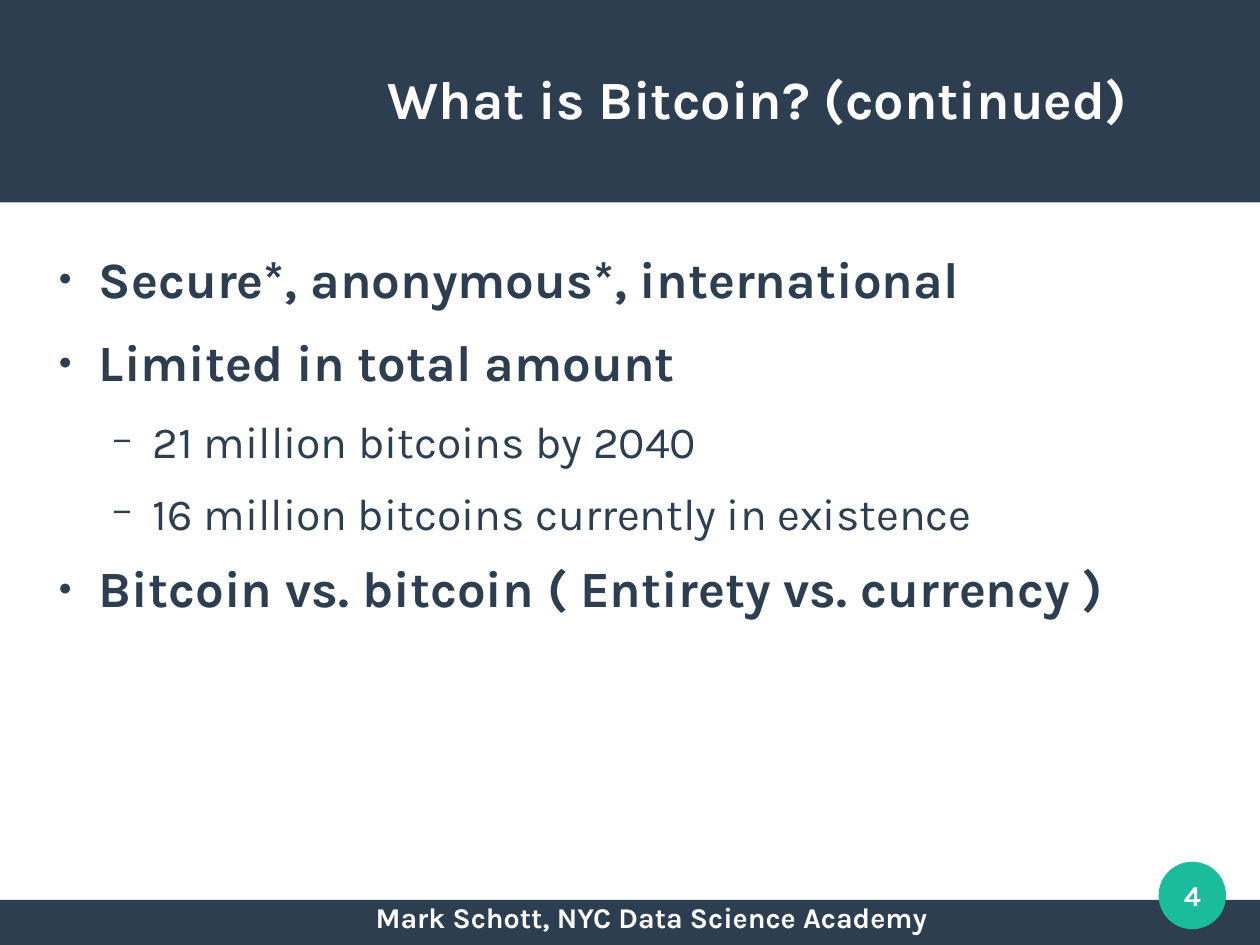
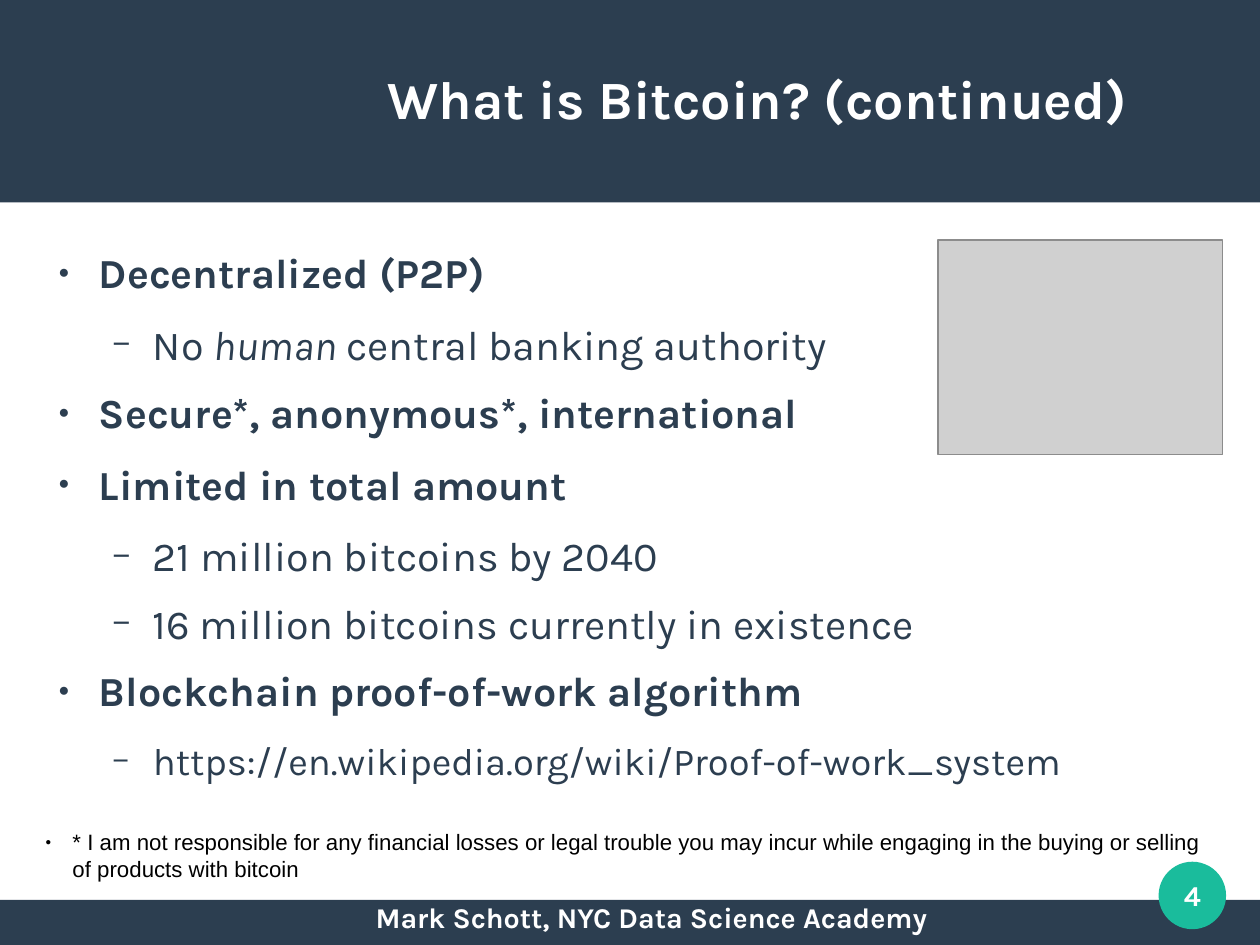
Before and after one commit to nycdatasci/bootcamp009_project, a slide deck: slide 4 of Project2-WebScraping/markschott/bitcoin/presentation/project2_mark_schott_prez.odp. Drawn at 1260x945 pixels with LibreOffice and Linux fonts; fonts in the diff are those of the drawing; grey boxes stand for pictures. Boxes give left, top, right and bottom in pixels: in the first picture for what was removed or moved away, otherwise in the second. Text is boxed around its words. In the diff, an @@ line names an element or a change of style, - is before the commit and + after.

```diff
--- a/Project2-WebScraping/markschott/bitcoin/presentation/project2_mark_schott_prez.odp
+++ b/Project2-WebScraping/markschott/bitcoin/presentation/project2_mark_schott_prez.odp
@@ text at [99,257,485,293]: paragraphs added @@
+● Decentralized (P2P)
+  − No human central banking authority
@@ picture added at [939,240,1223,455] @@
@@ text at [99,398,913,649]: size 32 to 26 pt in "Secure*, anonymous*, international", "Limited in total amount"; size 28 to 26 pt in "21 million bitcoins by 2040", "16 million bitcoins currently in existence" @@
@@ text at [99,676,1061,785]: text changed; size 32 to 24 pt; bold off @@
-● Bitcoin vs. bitcoin ( Entirety vs. currency )
+● Blockchain proof-of-work algorithm
+  − https://en.wikipedia.org/wiki/Proof-of-work_system
@@ text added at [72,834,1199,882], 14 pt, text #000000 @@
+● * I am not responsible for any financial losses or legal trouble you may incur while engaging in the buying or selling of products with bitcoin
```
Also in this commit, not shown: 11 other slides changed, 3 slides added, 1 slide removed, 45 other files.
